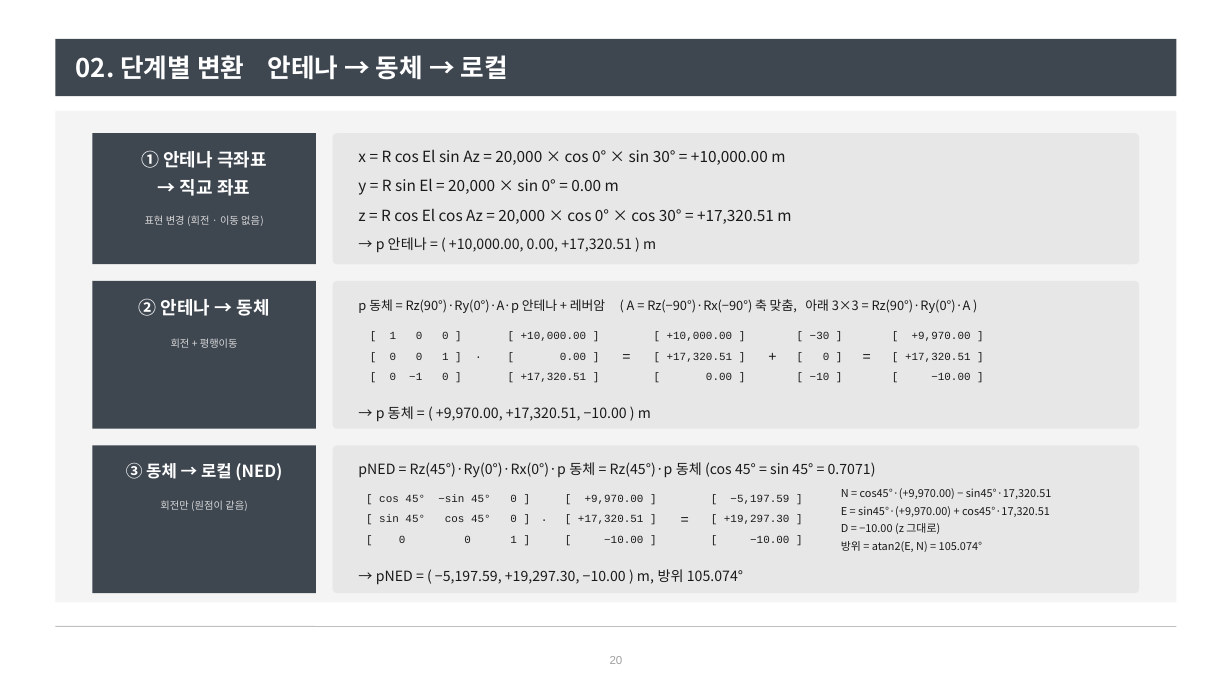
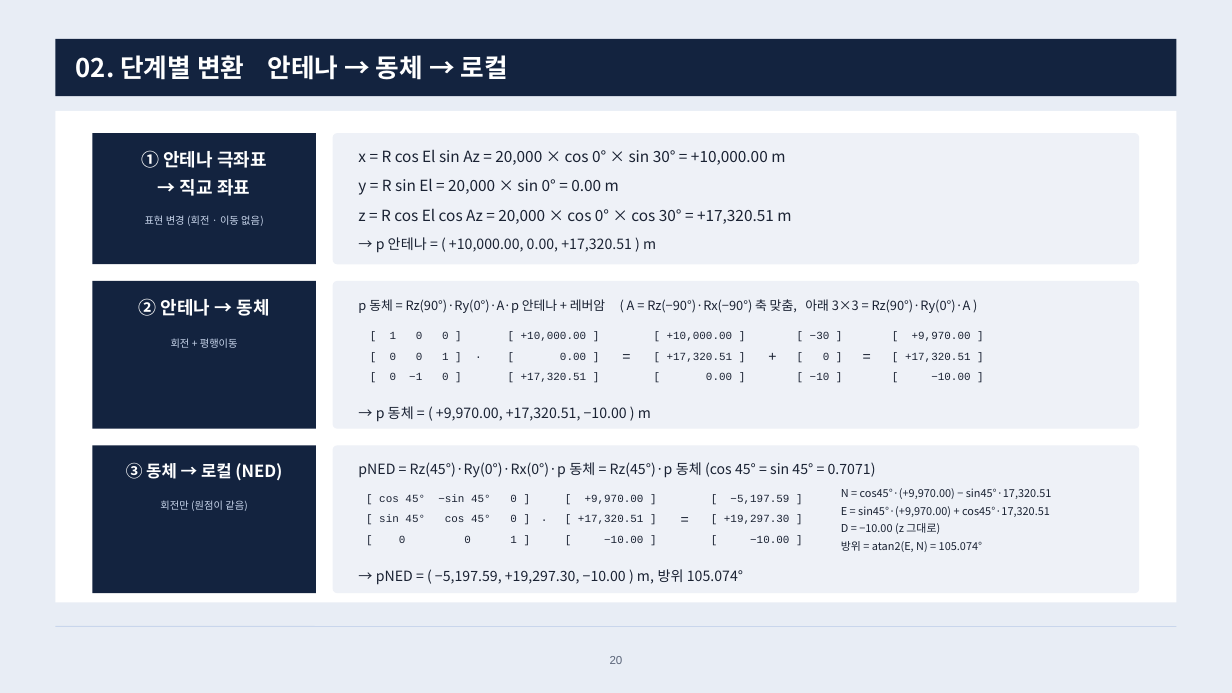
Before and after one commit to harley-hwan/radar-sw-study, a slide deck: slide 20 of Part2_CoordFrames/ref/산출물/좌표계와_좌표변환.pptx. Drawn at 1232x693 pixels with LibreOffice and Linux fonts; fonts in the diff are those of the drawing. Boxes give left, top, right and bottom in pixels: in the first picture for what was removed or moved away, otherwise in the second. Text is boxed around its words. In the diff, an @@ line names an element or a change of style, - is before the commit and + after.

```diff
--- a/Part2_CoordFrames/ref/산출물/좌표계와_좌표변환.pptx
+++ b/Part2_CoordFrames/ref/산출물/좌표계와_좌표변환.pptx
@@ background #FFFFFF to #E8EDF5 @@
@@ rectangle at <box>55,111,1177,603</box>: fill #F4F4F4 to #FFFFFF @@
@@ text at <box>145,215,264,226</box>: text colour #D8D8D8 to #C9D6EC in "표현 변경 (회전 · 이동 없음)" @@
@@ text at <box>171,338,238,348</box>: text colour #D8D8D8 to #C9D6EC in "회전 + 평행이동" @@
@@ fill #3E4650 to #13233F in 4 elements at <box>55,39,1177,96</box>, <box>92,133,316,264</box>, <box>92,281,316,429</box>, <box>92,445,316,593</box> @@
@@ fill #E7E7E7 to #EEF1F7 in 3 elements at <box>333,133,1140,264</box>, <box>333,281,1140,429</box>, <box>333,445,1140,593</box> @@
@@ text at <box>160,500,248,511</box>: text colour #D8D8D8 to #C9D6EC in "회전만 (원점이 같음)" @@
@@ text colour #1A1A1A to #1A2233 in 36 elements at <box>358,149,791,253</box>, <box>358,299,971,313</box>, <box>390,332,449,339</box>, <box>521,332,587,341</box>, <box>667,332,733,341</box>, <box>810,332,830,339</box>, <box>912,332,971,341</box>, <box>390,353,449,360</box>, <box>560,352,586,360</box>, <box>667,352,733,362</box>, <box>823,353,830,360</box>, <box>905,352,971,362</box>, <box>390,372,449,380</box>, <box>521,372,587,382</box>, <box>706,372,732,380</box>, <box>810,372,830,380</box>, <box>931,372,970,380</box>, <box>376,406,651,422</box>, <box>358,462,876,478</box>, <box>379,494,517,502</box>, <box>585,494,644,504</box>, <box>730,494,789,504</box>, <box>379,515,517,522</box>, <box>578,515,644,524</box>, <box>724,515,790,524</box>, <box>410,462,566,543</box>, <box>604,535,643,543</box>, <box>750,535,789,543</box>, <box>841,488,1052,552</box>, <box>376,569,743,585</box>, <box>472,346,485,366</box>, <box>620,346,633,366</box>, <box>766,346,779,366</box>, <box>860,346,873,366</box>, <box>538,508,551,529</box>, <box>678,508,691,529</box> @@
@@ line (55, 627) - (1177, 627): stroke #BFBFBF 0.75 pt to #C9D6EC 0.75 pt @@
@@ text "20" at <box>610,656,623,664</box>: text colour #A0A0A0 to #5A6478 @@
```
Also in this commit, not shown: 29 other slides changed, 1 slide added, 1 slide removed, 13 other files.
